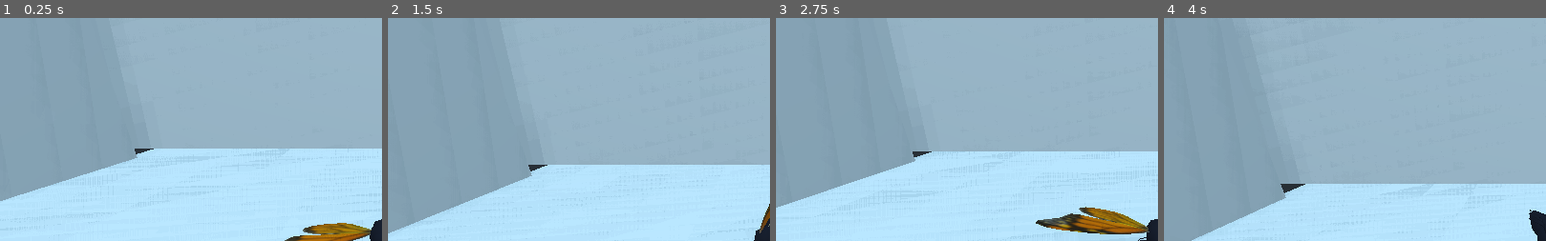
Above: before the commit, frames 1-4 (left to right).
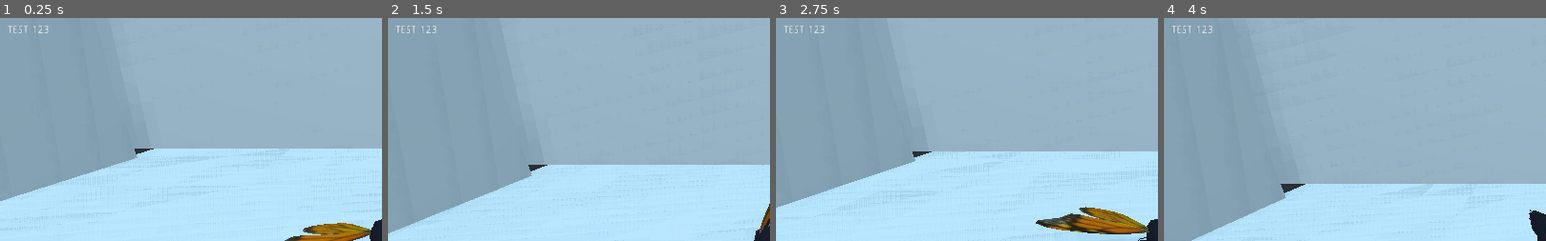
Above: after the commit, the same moments.

Repository: joshbarlow/bug-game
Game: Godot game, scene res://base.tscn
Same seed, same stepped clock (60 frames per second), same inputs: the game is played once before the commit and once after it.
Inputs:
- Up to frame 1 (0.25 s): no input
- Up to frame 2 (1.5 s): tap Enter (ui_accept) at 0.5, 0.77, 1.07 s; hold Right (ui_right) 0.53-1.28 s; hold Left (ui_left) from 1.28 s (still down)
- Up to frame 3 (2.75 s): tap Enter (ui_accept) at 1.52, 1.82 s; release Left (ui_left) at 2.03 s; hold Right (ui_right) from 2.03 s (still down)
- Up to frame 4 (4 s): tap Enter (ui_accept) at 3.02, 3.32, 3.77 s; release Right (ui_right) at 3.53 s; hold Left (ui_left) from 3.53 s (still down)
The pictures show only the part of the screen within x 0-50%, y 0-50%; the shares and areas given below are measured in that part.

The runs differ from the first frame. In frame 1, 0.1% of the frame differs, in the area x 2-13%, y 3-7%; in frame 2, 0.1%; in frame 3, 0.1%; in frame 4, 0.1%.

Commit message:
added UI

Diff:
--- a/bug-game/RigidBody.gd
+++ b/bug-game/RigidBody.gd
@@ -50,7 +50,7 @@
 	canFlap = true
 
 func checkUpsideDown():
-	if (self.transform.basis.y.y < -0.99 && self.get_colliding_bodies()):
+	if (self.transform.basis.y.y < -0.75 && self.get_colliding_bodies()):
 		get_tree().reload_current_scene()
 
 func _process(delta):
--- a/bug-game/base.tscn
+++ b/bug-game/base.tscn
@@ -68,3 +68,22 @@
 shadow_bias = 0.4
 spot_range = 190.352
 spot_angle = 50.4632
+
+[node name="Control" type="Control" parent="."]
+anchor_left = 0.01
+anchor_top = 0.02
+anchor_right = 2.0
+anchor_bottom = 0.024
+margin_right = 40.0
+margin_bottom = 40.0
+__meta__ = {
+"_edit_use_anchors_": false
+}
+
+[node name="Label" type="Label" parent="Control"]
+margin_right = 40.0
+margin_bottom = 14.0
+text = "TEST 123	"
+__meta__ = {
+"_edit_use_anchors_": false
+}
